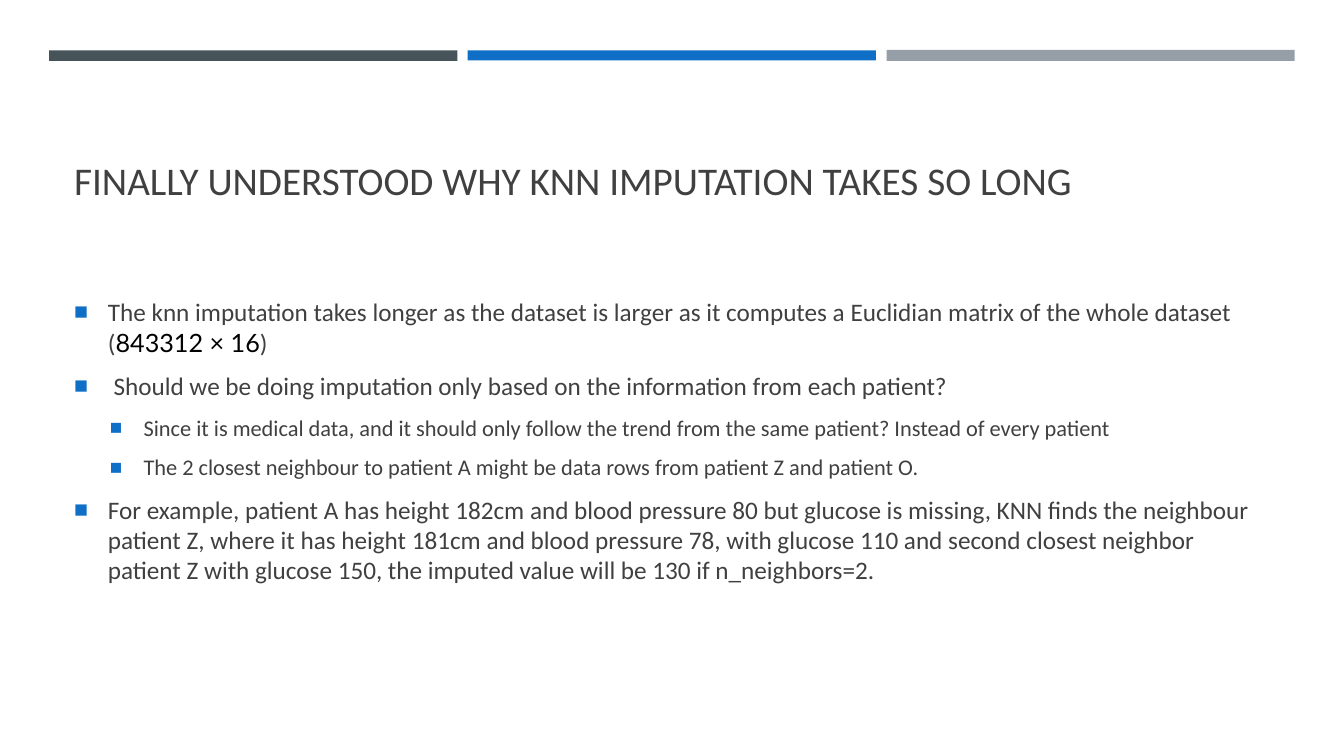
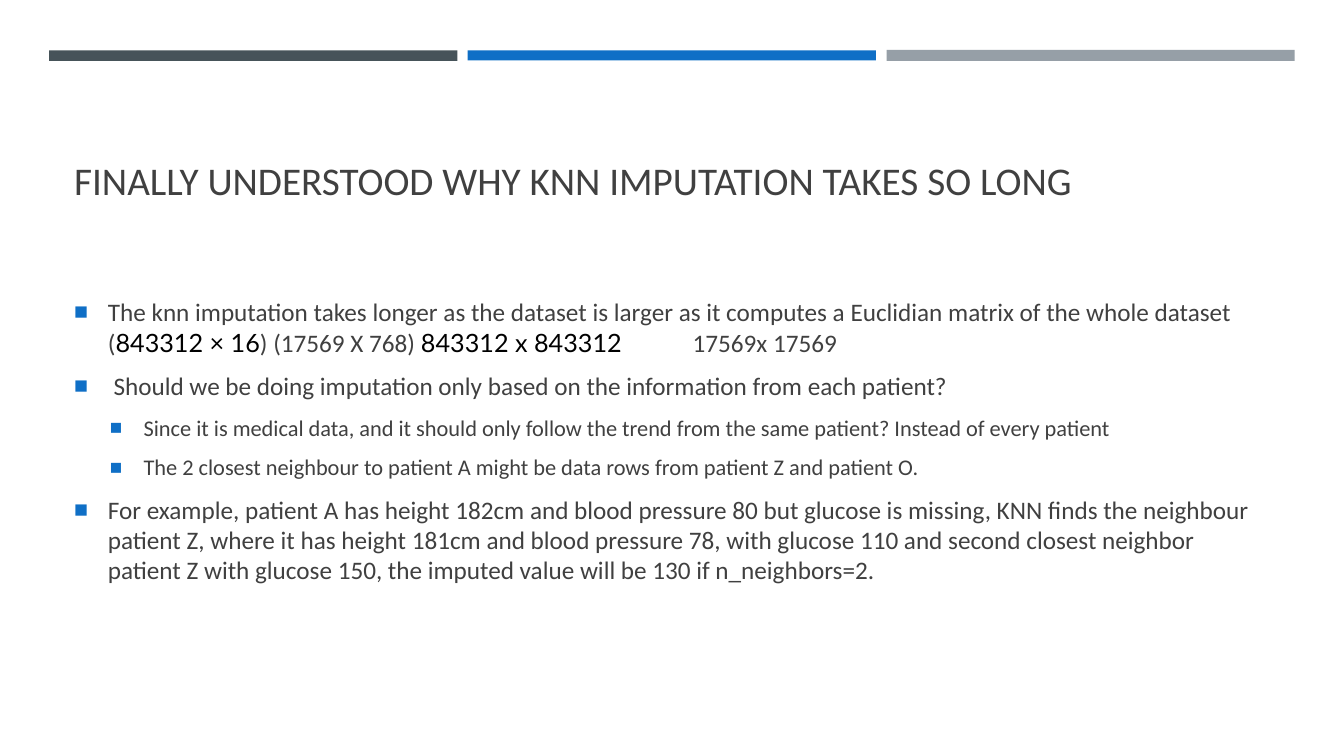
Before and after one commit to llhtoby/MIMIC-III-ML, a slide deck: slide 2 of meetings/week 15 Meeting.pptx. Drawn at 1344x756 pixels with LibreOffice and Linux fonts; fonts in the diff are those of the drawing. Boxes give left, top, right and bottom in pixels: in the first picture for what was removed or moved away, otherwise in the second. Text is boxed around its words. In the diff, an @@ line names an element or a change of style, - is before the commit and + after.

```diff
--- a/meetings/week 15 Meeting.pptx
+++ b/meetings/week 15 Meeting.pptx
@@ text at box(108, 303, 1231, 356): text changed @@
-■ The knn imputation takes longer as the dataset is larger as it computes a Euclidian matrix of the whole dataset (843312 × 16)
+■ The knn imputation takes longer as the dataset is larger as it computes a Euclidian matrix of the whole dataset (843312 × 16) (17569 X 768) 843312 x 843312 17569x 17569
```
Also in this commit, not shown: 2 other slides changed, 18 other files.
